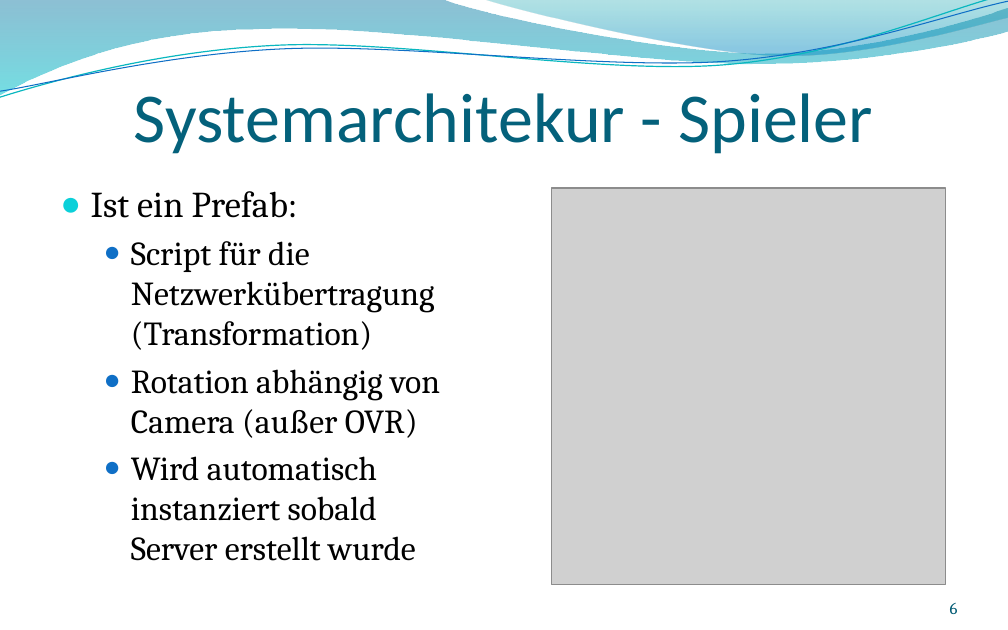
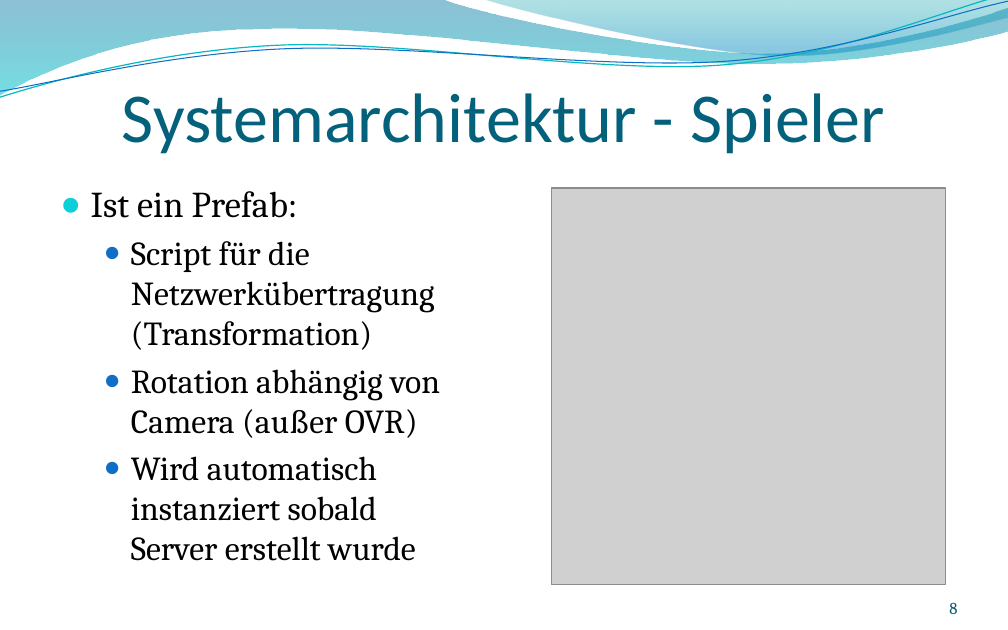
Before and after one commit to andreasdietze/Rift-Wingsuit, a slide deck: slide 8 of Präsentationen/Finale Präsentation/Finale-Präsentation-Rift-Wingsuit.pptx (slide 6 before the commit). Drawn at 1008x630 pixels with LibreOffice and Linux fonts; fonts in the diff are those of the drawing; grey boxes stand for pictures; background and template pictures are left out. Boxes give left, top, right and bottom in pixels: in the first picture for what was removed or moved away, otherwise in the second. Text is boxed around its words. In the diff, an @@ line names an element or a change of style, - is before the commit and + after.

```diff
--- a/Präsentationen/Finale Präsentation/Finale-Präsentation-Rift-Wingsuit.pptx
+++ b/Präsentationen/Finale Präsentation/Finale-Präsentation-Rift-Wingsuit.pptx
@@ title at (122, 93, 885, 154): text changed @@
-Systemarchitekur - Spieler
+Systemarchitektur - Spieler
@@ page number at (949, 602, 957, 614): text changed @@
-6
+8
```
Also in this commit, not shown: 10 other slides changed, 2 slides added.
